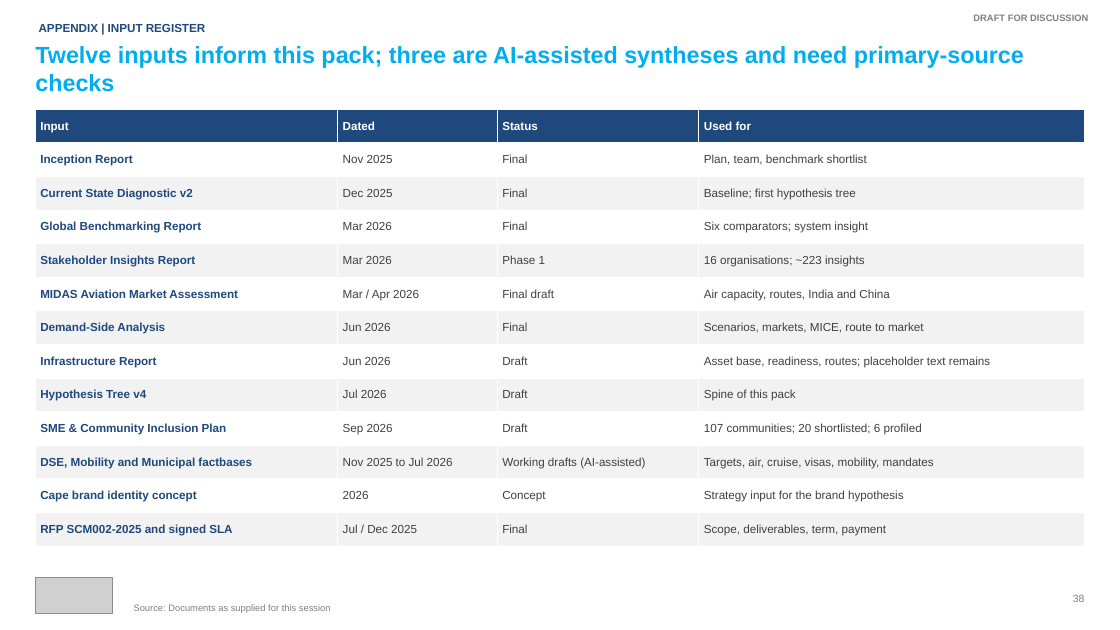
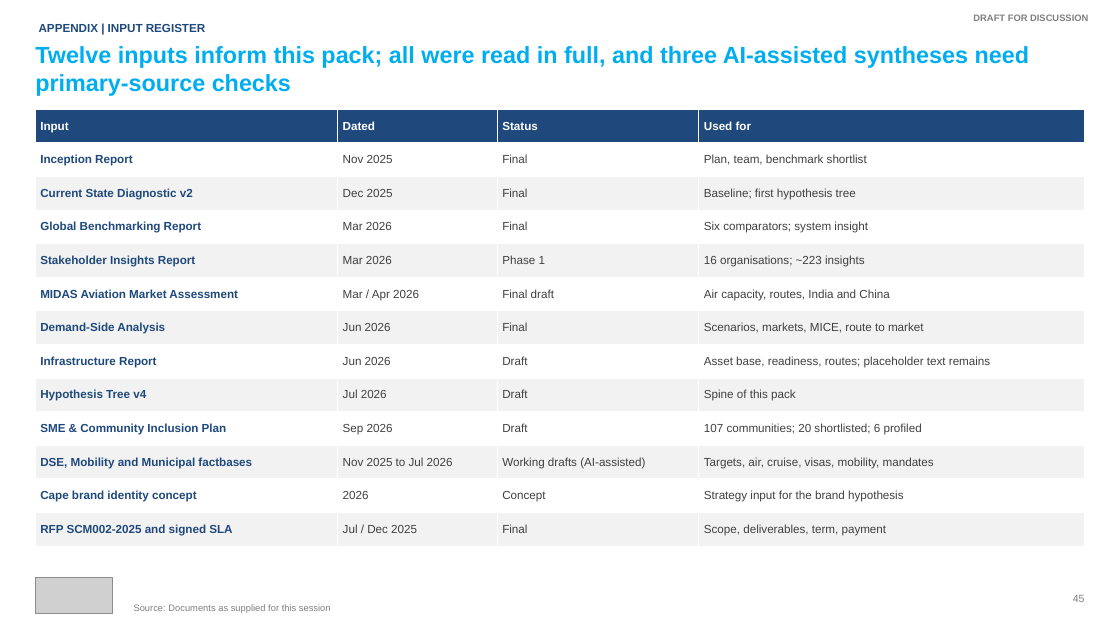
Before and after one commit to Adamastor-ZA/Letsema, a slide deck: slide 45 of deliverables/Wesgro_Unlocking_Tourism_Summary_of_Findings_DRAFT_Oct2026.pptx (slide 38 before the commit). Drawn at 1120x630 pixels with LibreOffice and Linux fonts; fonts in the diff are those of the drawing; grey boxes stand for pictures. Boxes give left, top, right and bottom in pixels: in the first picture for what was removed or moved away, otherwise in the second. Text is boxed around its words. In the diff, an @@ line names an element or a change of style, - is before the commit and + after.

```diff
--- a/deliverables/Wesgro_Unlocking_Tourism_Summary_of_Findings_DRAFT_Oct2026.pptx
+++ b/deliverables/Wesgro_Unlocking_Tourism_Summary_of_Findings_DRAFT_Oct2026.pptx
@@ title at [35, 46, 1029, 96]: text changed @@
-Twelve inputs inform this pack; three are AI-assisted syntheses and need primary-source checks
+Twelve inputs inform this pack; all were read in full, and three AI-assisted syntheses need primary-source checks
@@ text at [1073, 595, 1085, 602]: text changed @@
-38
+45
```
Also in this commit, not shown: 29 other slides changed, 12 slides added, 5 slides removed.
